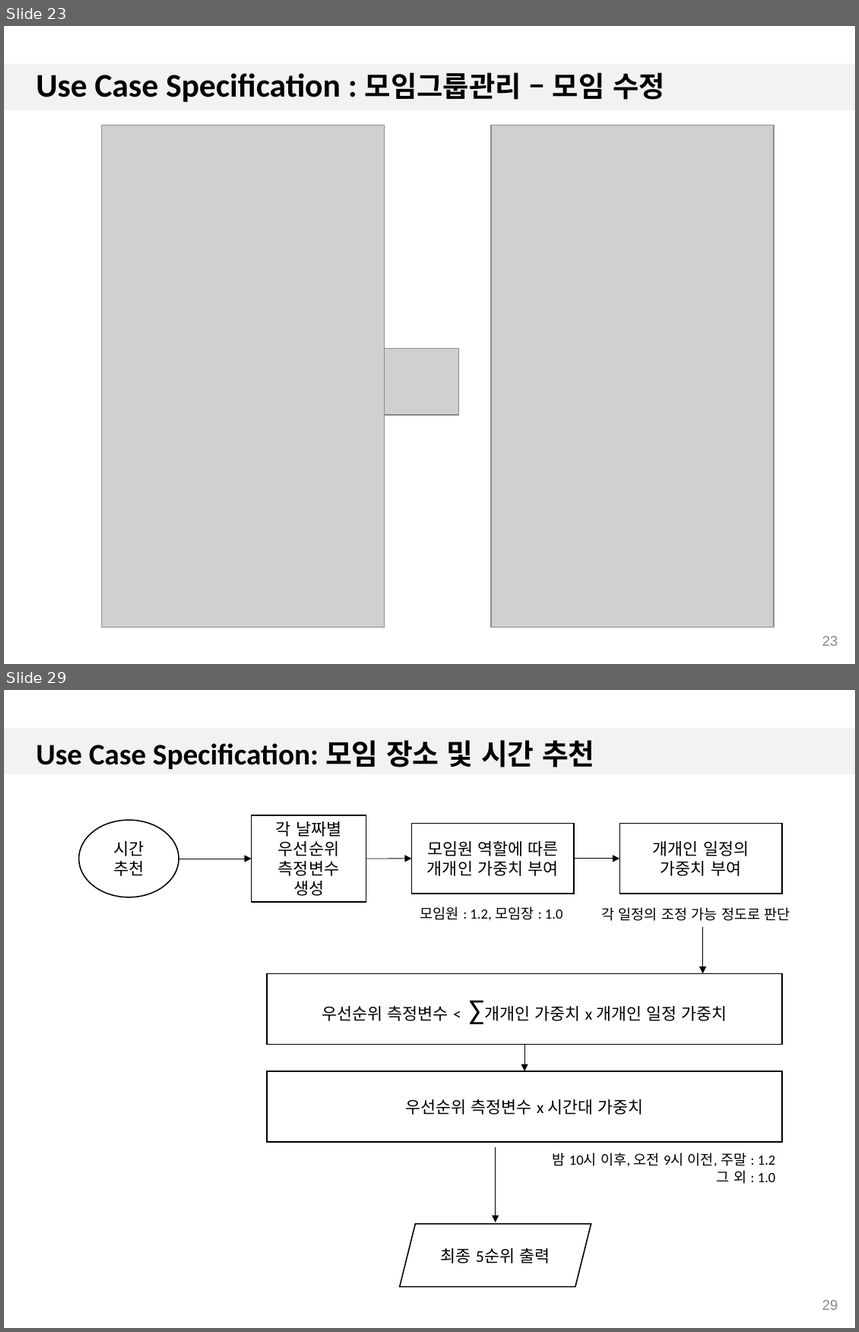
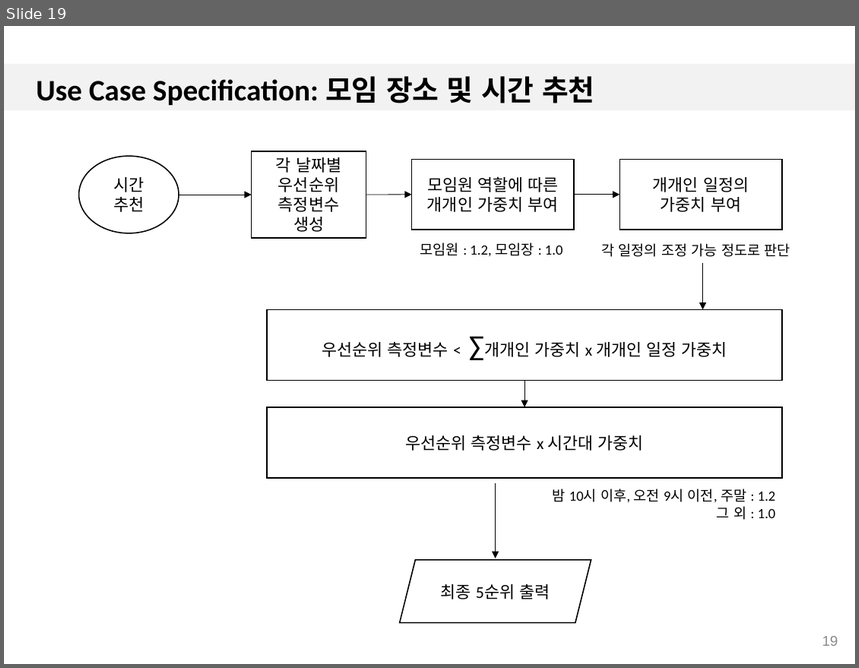
Before and after one commit to 7hong13/FillingGood, a slide deck: SRS/1.3/4팀_일정추천앱_UC_Spec_1.3.pptx. Shown one above the other, each under a label of ours: slides 23 and 29 before the commit, slide 19 after it; the slides between them are not shown. The pictures are 859x1332 and 859x668 pixels, drawn with LibreOffice and Linux fonts; fonts in the diff are those of the drawing; grey boxes stand for pictures; background and template pictures are left out. Boxes give left, top, right and bottom in pixels: in the first picture for what was removed or moved away, otherwise in the second. Text is boxed around its words. In the diff, an @@ line names an element or a change of style, - is before the commit and + after.

```diff
--- a/SRS/1.3/4팀_일정추천앱_UC_Spec_1.3.pptx
+++ b/SRS/1.3/4팀_일정추천앱_UC_Spec_1.3.pptx
@@ slide 23 removed at [4, 26, 855, 664], background #FFFFFF; not listed: 1 template element that a slide beside it also shows @@
@@ title removed at [36, 72, 665, 102] @@
-Use Case Specification : 모임그룹관리 – 모임 수정
@@ picture removed at [102, 125, 385, 628] @@
@@ picture removed at [491, 125, 773, 628] @@
@@ picture removed at [385, 348, 458, 415] @@
@@ page number removed at [823, 636, 838, 646] @@
-23
@@ what was slide 29 is now slide 19 @@
@@ page number at [823, 636, 838, 646]: text changed @@
-29
+19
```
Also in this commit, not shown: 26 slides changed, 14 other slides removed.
